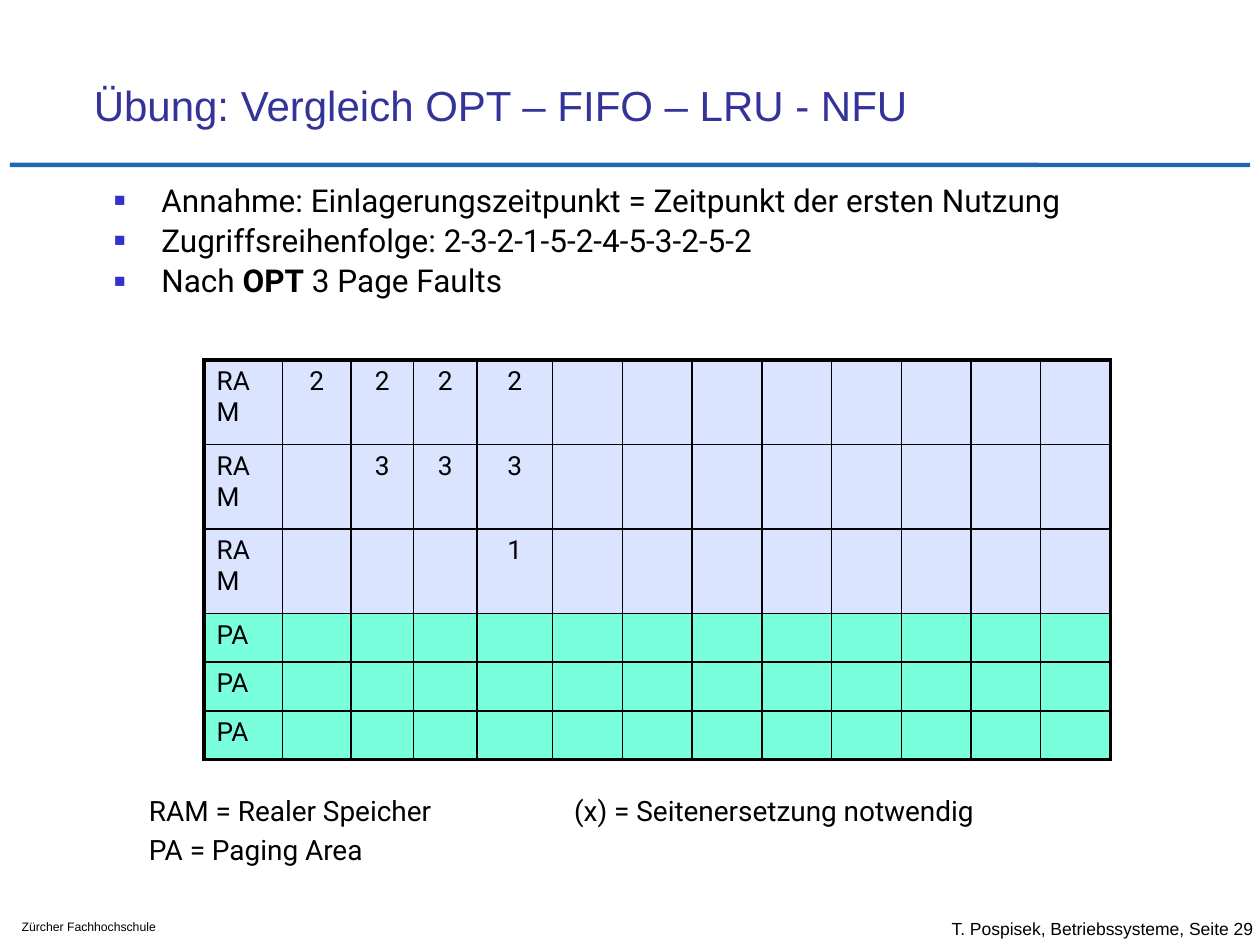
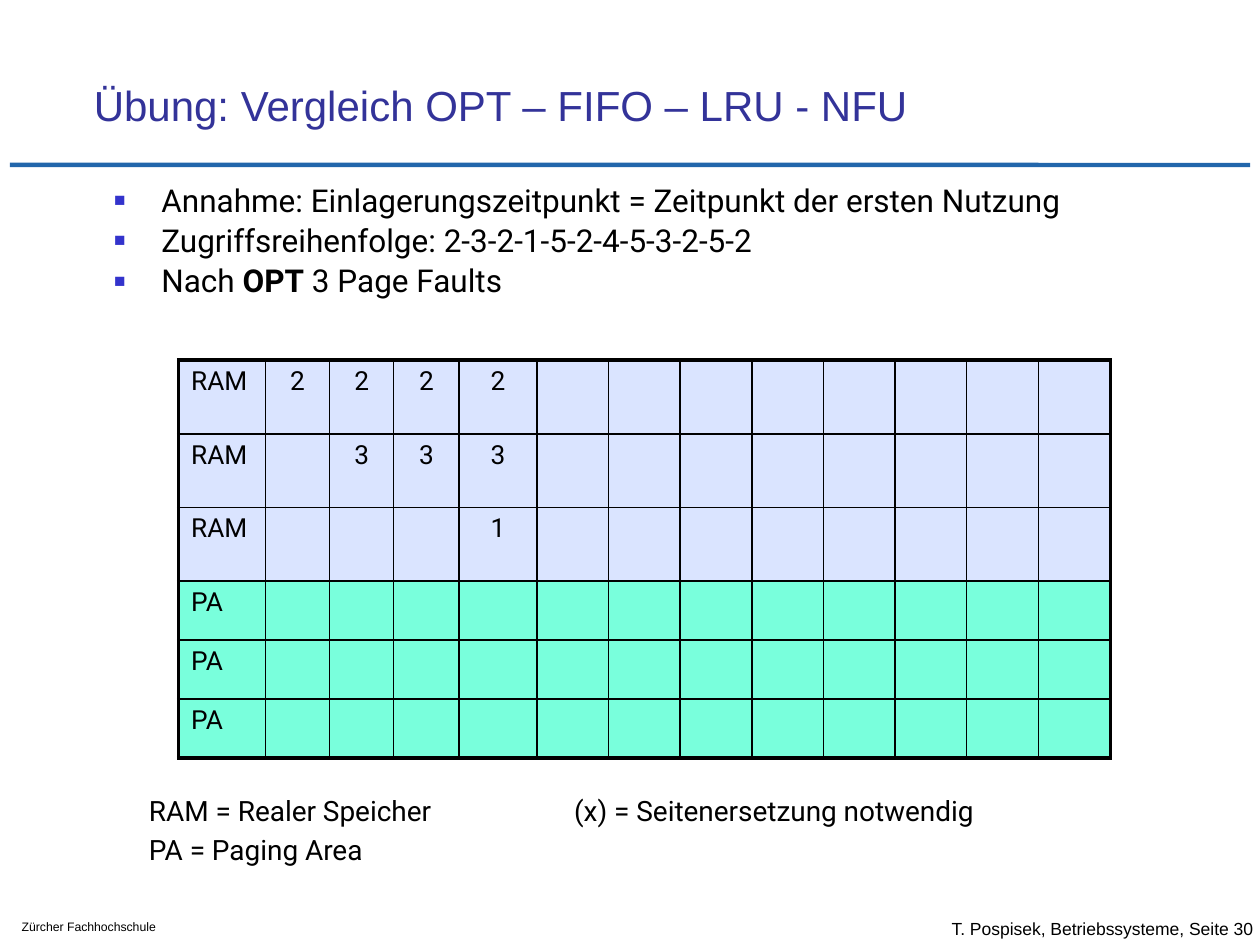
Before and after one commit to tpo/betriebssysteme, a slide deck: slide 30 of 11_Speicherverwaltung_Strategien.odp (slide 29 before the commit). Drawn at 1260x945 pixels with LibreOffice and Linux fonts; fonts in the diff are those of the drawing; background and template pictures are left out. Boxes give left, top, right and bottom in pixels: in the first picture for what was removed or moved away, otherwise in the second. Text is boxed around its words. In the diff, an @@ line names an element or a change of style, - is before the commit and + after.

```diff
--- a/11_Speicherverwaltung_Strategien.odp
+++ b/11_Speicherverwaltung_Strategien.odp
@@ table: place and size @@
-table at [204, 360, 1108, 759]
+table at [179, 360, 1113, 759]
@@ text at [952, 922, 1253, 939]: text changed @@
-T. Pospisek, Betriebssysteme, Seite 29
+T. Pospisek, Betriebssysteme, Seite 30
```
Also in this commit, not shown: 7 other slides changed, 1 slide added.
